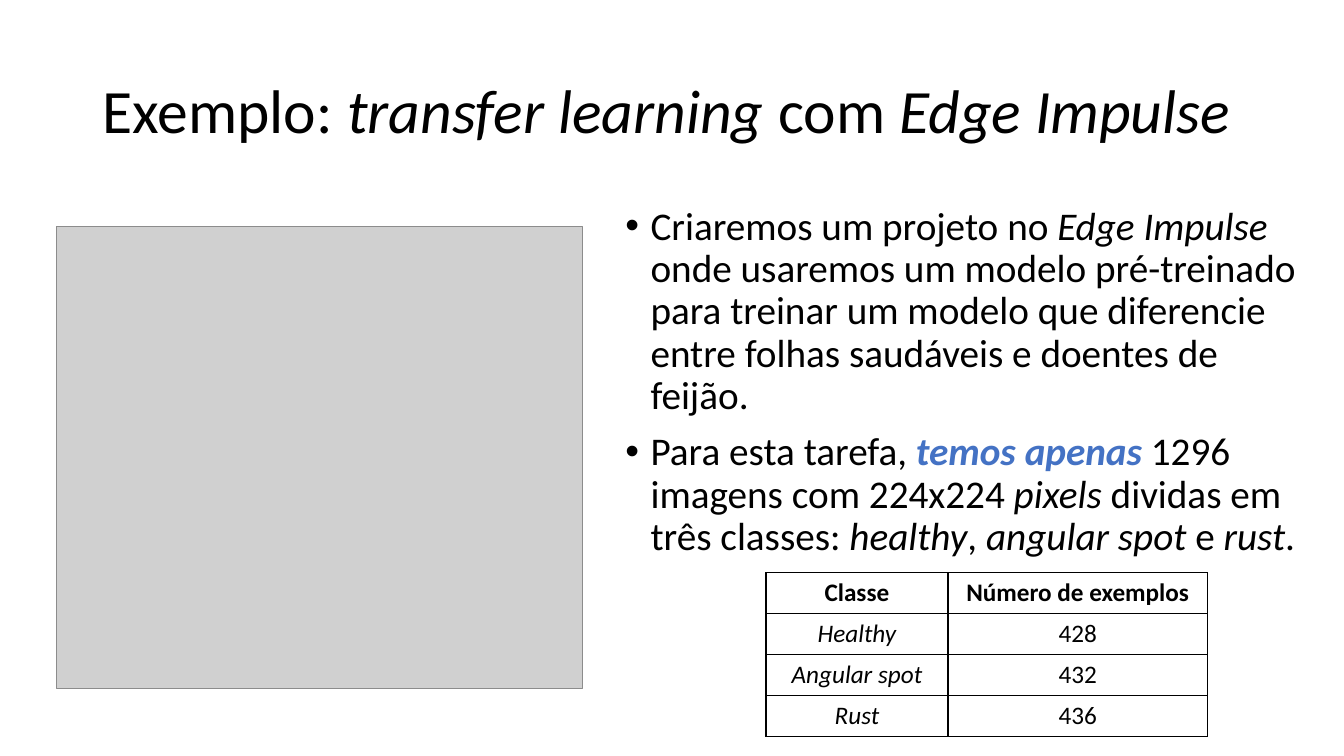
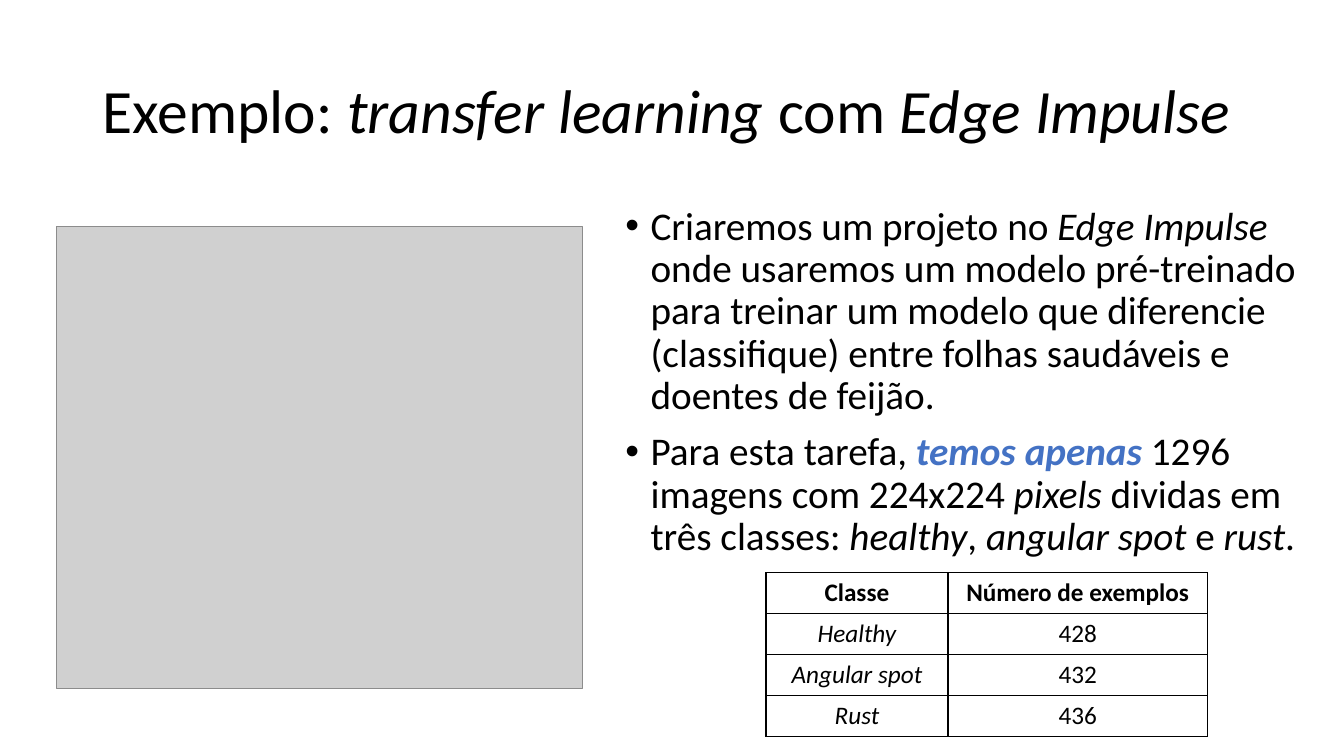
Before and after one commit to zz4fap/tp557-iot-ml, a slide deck: slide 42 of slides/TP557_13_Prevenindo_o_sobreajuste.pptx (slide 41 before the commit). Drawn at 1344x756 pixels with LibreOffice and Linux fonts; fonts in the diff are those of the drawing; grey boxes stand for pictures. Boxes give left, top, right and bottom in pixels: in the first picture for what was removed or moved away, otherwise in the second. Text is boxed around its words. In the diff, an @@ line names an element or a change of style, - is before the commit and + after.

Commit message:
update of slides

```diff
--- a/slides/TP557_13_Prevenindo_o_sobreajuste.pptx
+++ b/slides/TP557_13_Prevenindo_o_sobreajuste.pptx
@@ text at (x1=651, y1=212, x2=1295, y2=416): text changed @@
-• Criaremos um projeto no Edge Impulse onde usaremos um modelo pré-treinado para treinar um modelo que diferencie entre folhas saudáveis e doentes de feijão.
+• Criaremos um projeto no Edge Impulse onde usaremos um modelo pré-treinado para treinar um modelo que diferencie (classifique) entre folhas saudáveis e doentes de feijão.
```
Also in this commit, not shown: 3 slides added, 2 other files.
